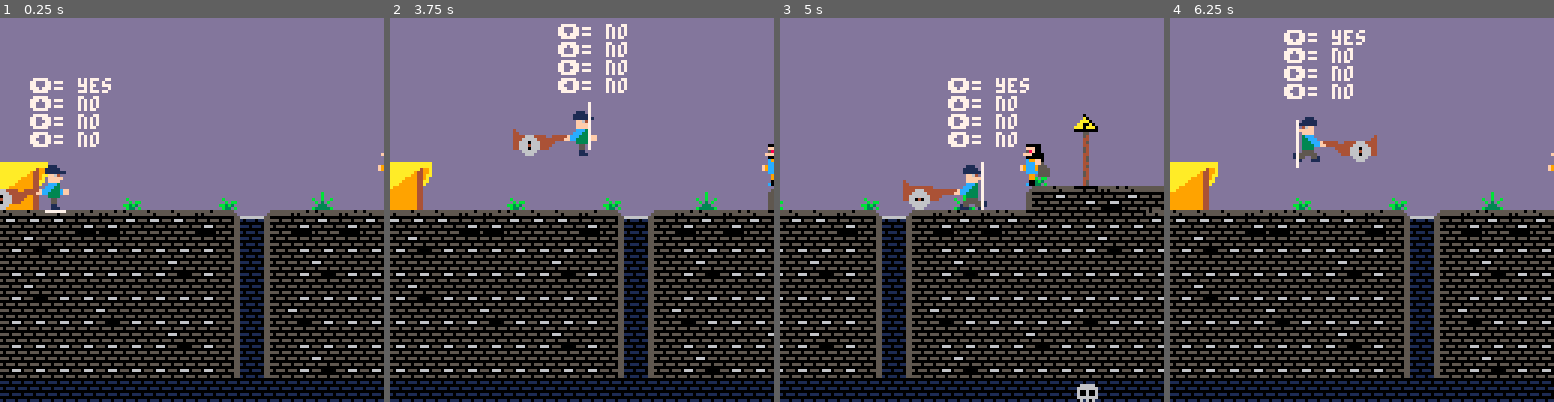
Above: before the commit, frames 1-4 (left to right).
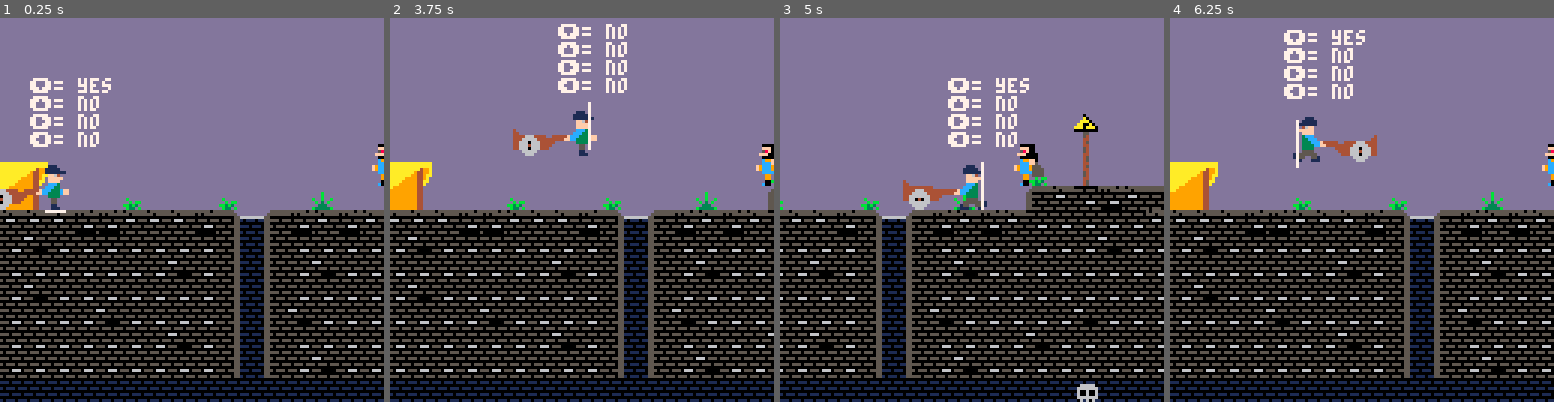
Above: after the commit, the same moments.

Repository: Elias288/The-Volqueter
Game: PICO-8 cartridge theVolqueter.p8
The game is run twice, just before and just after one commit, with the same random seed, the same clock (stepped at 60 frames per second) and the same inputs.
Inputs:
- Up to frame 1 (0.25 s): no input
- Up to frame 2 (3.75 s): tap X (X key) at 1.07, 2.07, 2.4, 2.73, 3.07, 3.4, 3.73 s; hold Left 1.97-2.37 s; hold Right 2.87-3.53 s
- Up to frame 3 (5 s): tap X (X key) at 4.07, 4.4, 4.73 s; hold Right 4.13-4.53 s
- Up to frame 4 (6.25 s): tap X (X key) every 0.33 s from 5.07 to 6.07 s; hold Left 5.13-5.8 s; hold Left from 6.23 s (still down)

The runs differ from the first frame. In frame 1, 0.2% of the frame differs, in the area x 96-100%, y 32-44%; in frame 2, 0.3%; in frame 3, 0.5%, in the area x 60-71%, y 32-44%; in frame 4, 0.2%.

Commit message:
animaciones y musica

Diff:
--- a/theVolqueter.p8
+++ b/theVolqueter.p8
@@ -108,7 +108,7 @@
 	collide_d="no"
 
 	-------------
-
+	music(0)
 end
 
 function _update()
@@ -487,29 +487,57 @@
 
 
 __gff__
-0001010000000000000100000000000000010100000000000000000000000000000000000000000000000000000000000000000000000000000000000000000003030303030301010100000000000100000000000000000000000000000000000000000000000000000000000300000000000000000000000000000100000000
-0000000000000000000000000000000000000000000000000000000000000000000000000000000000000000000000000000000000000000000000000000000080800000000000000000000000000000808000000000000000000000000000008080000000000000000000000000000080800000000000000000000000000000
+0001010000000000000100000000000000010100000000000000000000000000000000000000000000000000000000000000000000000000000000000000000003030303000001010100000000000100000000000000000000000000000000000000000000000000000000000300000000000000000000000000000000000000
+0000000000000000000000000000000000000000000000000000000000000000000000000000000000000000000000000000000000000000000000000000000080808080808080800000000000000000808080808080808000000000000000008080808080808080000000000000000080808080808080800000000000000000
 __map__
-4f4f4f4f4f4f4f4f4f4f4f4f4f4f4f4f4f4f4f4f4f4f4f4f4f4f4f4f4f4f4f4f4f4f4f4f4f4f4f4f4f4f4f4f4f4f4f4f4f4f4f4f4f4f4f4f4f4f4f4f4f4f4f4f4f4f4f4f4f4f4f4f4f4f4f4f4f4f4f4f4f4f4f4f4f4f4f4f4f4f4f4f000000000000000000000000000000000000000000000000000000000000000000000000
-4f4f4f4f4f4f4f4f4f4f4f4f4f4f4f4f4f4f4f4f4f4f4f4f4f4f4f4f4f4f4f4f4f4f4f4f4f4f4f4f4f4f4f4f4f4f4f4f4f4f4f4f4f4f4f4f4f4f4f4f4f4f4f4f4f4f4f4f4f4f4f4f4f4f4f4f4f4f4f4f4f4f4f4f4f4f4f4f4f4f4f4f000000000000000000000000000000000000000000000000000000000000000000000000
-4f4f4f4f4f4f4f4f4f4f4f4f4f4f4f4f4f4f4f4f4f4f4f4f4f4f4f4f4f4f4f4f4f4f4f4f4f5e4f4f4f4f4f4f4f4f4f4f4f4f4f4f4f4f4f4f4f4f4f4f4f4f4f4f4f4f4f4f4f4f4f4f4f4f4f4f4f4f4f4f4f4f4f4f4f4f4f4f4f4f4f4f000000000000000000000000000000000000000000000000000000000000000000000000
-4f4f4f4f4f4f4f4f4f4f4f4f4f4f4f4f4f4f4f4f4f4f4f4f4f4f4f4f4f4f4f4f4f4f4f464747484f4f4f4f4f4f4f4f4f4f4f4f4f4f4f4f4f4f4f4f4f4f4f4f4f4f4f4f4f4f4f4f4f4f4f4f4f4f4f4f4f4f4f4f4f4f4f4f4f4f4f4f4f000000000000000000000000000000000000000000000000000000000000000000000000
-4f4f4f4f4f4f4f4f4f4f4f4f4f4f4f4f4f4f4a4f4f4f4f4f4f4f4f4f4f4f4f4f4f4f4f494f4f494f4f4f4f4f4f4f4f4f4f4f4f4f4f4f4f4f4f4f4f4f4f4f4f4f4f4f4f4f4f4f4f4f4f4f4f4f4f4f4f4f4f4f4f4f4f4f4f4f4f4f4f4f000000000000000000000000000000000000000000000000000000000000000000000000
-4f4f4f4f4f4f4f4f4f4f4f4f4f4f4f4f4f4f494f4f4f4f4f4f4647474747484f4f4f4f494f4f494f4f4f4f4f4f4f4f4d4f4f4f4f4f4f4f4f4f4f4f4f4f4f4f4f4f4f4f4f4f4f4f4f4f4f4f4f4f4f4f4f4f4f4f4f4f4f4f4f4f4f4f4f000000000000000000000000000000000000000000000000000000000000000000000000
-60614f4f4f4f4f4f4f4f4f4f4f4f4f4f4b4f494f4f4f4f4f4f494f4f4f4f494f4f4f4f494f4f494f4f4f4f4f4f4f4f494f4f4f4f4f4f4f4f4f4f4f4f4f4f4f4f4f4f4f4f4f4f4f4f4f4f4f4f4f4f4f4f4f4f4f4f4f4f4f4f4f4f4f4f000000000000000000000000000000000000000000000000000000000000000000000000
-70714f4f4f4b4f4f4f4b4f4f4f4c4f4f4240504140434f4f4b494f4f4b4f494f4f4f4f494e4b494f4f4f4f4f4f4c4f494f4b4f4f4f4b4f4f4f4c4f4f4f4b4f4e4f4b4f4f4f4f4b4f4f4f4b4f4f4f4f4f4f4f4b4f4f4f4b4f42414041000000000000000000000000000000000000000000000000000000000000000000000000
-404040414140404041436c424140414050505050504040404140404040404040404040404040404041456c42414041414040404041404040404041404040404041436c42414040404041504042414040404140404041436c44505050000000000000000000000000000000000000000000000000000000000000000000000000
-505150505050505050457c445050505050505051505050505050505050505150505050505150505050457c44505050505050505050505050504050505050505050457c44505050505050505050505050505050505050457c44505150000000000000000000000000000000000000000000000000000000000000000000000000
-505050505050505150457c445051505050505050505050505150505050505050505050505050505050457c44505150505050505150505050515050505050505150457c44505050505150505050505150505050505150457c44505051000000000000000000000000000000000000000000000000000000000000000000000000
-505150505050505050457c445050505050505050505050515050505050505050505050505150505050457c44505051505150505051505050505050505150505051457c44505150505051505050505051505150505051457c44505050000000000000000000000000000000000000000000000000000000000000000000000000
-505050505150505050457c445150505050505150505050505050505051505050505051505050505150457c44515050505150505050505051515050505050505050457c44505050505050505050505050505050505050457c44515050000000000000000000000000000000000000000000000000000000000000000000000000
-505050505050505150457c445050505051505050505050505050505050505050505050505050505050457c44505050505050505150505050505050505050505150457c44505050505150505050505050505050505150457c44505050000000000000000000000000000000000000000000000000000000000000000000000000
-505050505050505050457c4450515050505050505050505050505050505050505050507c7c7c6e6f7c7c7c44505150505050505050515050505150505050505050457c44505050505050505050505150505050505050457c44505150000000000000000000000000000000000000000000000000000000000000000000000000
-7c7c7c7c7c7c7c7c7c7c7c7c7c7c7c7c7c7c6d7c7c7c7c7c7c7c7c7c7c7c7c7c7c7c6d7c7c7c7e7f7c7c7c7c7c7c7c7c7c7c7c7c7c7c7c7c7c7c7c7c7c7c7c7c7c7c7c7c7c7c7c7c7c7c7c7c7c7c7c7c7c7c7c7c7c7c7c7c7c7c7c7c000000000000000000000000000000000000000000000000000000000000000000000000
-4040404040404040404040404040404040404040404040404040405050505050505050404040404040404040404040404040404040404040404040404040404040404040404040404040404040404040404040404040404040404040000000000000000000000000000000000000000000000000000000000000000000000000
+4f4f4f4f4f4f4f4f4f4f4f4f4f4f4f4f4f4f4f4f4f4f4f4f4f4f4f4f4f4f4f4f4f4f4f4f4f4f4f4f4f4f4f4f4f4f4f4f4f4f4f4f4f4f4f4f4f4f4f4f4f4f4f4f4f4f4f4f4f4f4f4f4f4f4f4f4f4f4f4f4f4f4f4f4f4f4f4f4f4f4f4f4f4f4f4f4f4f4f4f4f4f4f4f4f4f4f4f4f4f4f4f4f4f4f4f4f4f4f4f4f4f4f4f4f4f4f4f
+4f4f4f4f4f4f4f4f4f4f4f4f4f4f4f4f4f4f4f4f4f4f4f4f4f4f4f4f4f4f4f4f4f4f4f4f4f4f4f4f4f4f4f4f4f4f4f4f4f4f4f4f4f4f4f4f4f4f4f4f4f4f4f4f4f4f4f4f4f4f4f4f4f4f4f4f4f4f4f4f4f4f4f4f4f4f4f4f4f4f4f4f4f4f4f4f4f4f4f4f4f4f4f4f4f4f4f4f4f4f4f4f4f4f4f4f4f4f4f4f4f4f4f4f4f4f4f4f
+4f4f4f4f4f4f4f4f4f4f4f4f4f4f4f4f4f4f4f4f4f4f4f4f4f4f4f4f4f4f4f4f4f4f4f4f4f5e4f4f4f4f4f4f4f4f4f4f4f4f4f4f4f4f4f4f4f4f4f4f4f4f4f4f4f4f4f4f4f4f4f4f4f4f4f4f4f4f4f4f4f4f4f4f4f4f4f4f4f4f4f4f4f4f4f4f4f4f4f4f4f4f4f4f4f4f4f4f4f4f4f4f4f4f4f4f4f4f4f4f4f4f4f4f4f4f4f4f
+4f4f4f4f4f4f4f4f4f4f4f4f4f4f4f4f4f4f4f4f4f4f4f4f4f4f4f4f4f4f4f4f4f4f4f464747484f4f4f4f4f4f4f4f4f4f4f4f4f4f4f4f4f4f4f4f4f4f4f4f4f4f4f4f4f4f4f4f4f4f4f4f4f4f4f4f4f4f4f4f4f4f4f4f4f4f4f4f4f4f4f4f4f4f4f4f4f4f4f4f4f4f4f4f4f4f4f4f4f4f4f4f4f4f4f4f4f4f4f4f4f4f4f4f4f
+4f4f4f4f4f4f4f4f4f4f4f4f4f4f4f4f4f4f4a4f4f4f4f4f4f4f4f4f4f4f4f4f4f4f4f494f4f494f4f4f4f4f4f4f4f4f4f4f4f4f4f4f4f4f4f4f4f4f4f4f4f4f4f4f4f4f4f4f4f4f4f4f4f4f4f4f4f4f4f4f4f4f4f4f4f4f4f4f4f4f4f4f4f4f4f4f4f4f4f4f4f4f4f4f4f4f4f4f4f4f4f4f4f4f4f4f4f4f4f4f4f4f4f4f4f4f
+4f4f4f4f4f4f4f4f4f4f4f4f4f4f4f4f4f4f494f4f4f4f4f4f4647474747484f4f4f4f494f4f494f4f4f4f4f4f4f4f4d4f4f4f4f4f4f4f4f4f4f4f4f4f4f4f4f4f4f4f4f4f4f4f4f4f4f4f4f4f4f4f4f4f4f4f4f4f4f4f4f4f4f4f4f4f4f4f4f4f4f4f4f4f4f4f4f4f4f4f4f4f4f4f4f4f4f4f4f4f4f4f4f4f4f4f4f4f4f4f4f
+60614f4f4f4f4f4f4f4f4f4f4f4f4f4f4b4f494f4f4f4f4f4f494f4f4f4f494f4f4f4f494f4f494f4f4f4f4f4f4f4f494f4f4f4f4f4f4f4f4f4f4f4f4f4f4f4f4f4f4f4f4f4f4f4f4f4f4f4f4f4f4f4f4f4f4f4f4f4f4f4f4f4f4f4f4f4f4f4f4f4f4f4f4f4f4f4f4f4f4f4f4f4f4f4f4f4f4f4f4f4f4f4f4f4f4f4f4f4f4f4f
+70714f4f4f4b4f4f4f4b4f4f4f4c4f4f4240504140434f4f4b494f4f4b4f494f4f4f4f494e4b494f4f4f4f4f4f4c4f494f4b4f4f4f4f4f4f4f4f4f4f4f4f4f4f4f4f4f4f4f4f4f4f4f4f4f4f4f4f4f4f4f4f4f4f4f4f4f4f4f4f4f4f4f4f4f4f4f4f4f4f4f4f4f4f4f4f4f4f4f4f4f4f4f4f4f4f4f4f4f4f4f4f4f4f4f4f4f4f
+404040414140404041436c424140414050505050504040404140404040404040404040404040404041456c424140414140434f4f4f4f4f4f4f4f4f4f4f4f4f4f4f4f4f4f4f4f4f4f4f4f4f4f4f4f4f4f4f4f4f4f4f4f4f4f4f4f4f4f4f4f4f4f4f4f4f4f4f4f4f4f4f4f4f4f4f4f4f4f4f4f4f4f4f4f4f4f4f4f4f4f4f4f4f4f
+505150505050505050457c445050505050505051505050505050505050505150505050505150505050457c44505050505050434f4f4f4f4f4f4f4f4f4f4f4f4f4f4f4f4f4f4f4f4f4f4f4f4f4f4f4f4f4f4f4f4f4f4f4f4f4f4f4f4f4f4f4f4f4f4f4f4f4f4f4f4f4f4f4f4f4f4f4f4f4f4f4f4f4f4f4f4f4f4f4f4f4f4f4f4f
+505050505050505150457c445051505050505050505050505150505050505050505050505050505050457c4450515050505050434f4f4f4f4f4f4f4f4f4f4f4f4f4f4f4f4f4f4f4f4f4f4f4f4f4f4f4f4f4f4f4f4f4f4f4f4f4f4f4f4f4f4f4f4f4f4f4f4f4f4f4f4f4f4f4f4f4f4f4f4f4f4f4f4f4f4f4f4f4f4f4f4f4f4f4f
+505150505050505050457c445050505050505050505050515050505050505050505050505150505050457c445050515051505050434f4f4f4f4f4f4f4f4f4f4f4f4f4f4f4f4f4f4f4f4f4f4f4f4f626364654f4f4f4f4f4f4f4f4f4f4f4f4f4f4f4f4f4f4f4f4f4f4f4f4f4f4f4f4f4f4f4f4f4f4f4f4f4f4f4f4f4f4f4f4f4f
+505050505150505050457c445150505050505150505050505050505051505050505051505050505150457c44515050505150505050434f4f4b4f4f4f4c4f4f4f4b4f4f4f4f4f4b4f4f4f4b4f4f4f727374754b4f4f4f4b4f424140414b4f4f4f4c4f4f4f4b4f4f4f4f4f4b4f4f4f4c4f4f4f4b4f4f4f4f4f4b4f4f4f4b4f4f4f
+505050505050505150457c445050505051505050505050505050505050505050505050505050505050457c44505050505050505150504040404040404040404040404040414040404041504040414040404140404041404050505050404040404040404040404040414040404040404040404040404041404040404150404041
+505050505050505050457c4450515050505050505050505050505050505050505050507c7c7c6e6f7c7c7c44505150505050505050515050505150505050505050505050505050505050505050505050505050505050505050505150505150505050505050505050505050515050505050505050505150505050505050505050
+7c7c7c7c7c7c7c7c7c7c7c7c7c7c7c7c7c7c6d7c7c7c7c7c7c7c7c7c7c7c7c7c7c7c6d7c7c7c7e7f7c7c7c7c7c7c7c7c7c7c7c7c7c7c7c7c7c7c7c7c7c7c505050505050505050505150505050505150505050505150505050505051505050505050515050505050505050505050505050515050505050505050515050505050
+4040404040404040404040404040404040404040404040404040405050505050505050404040404040404040404040404040404040404040404040404040505050505050505150505051505050505051505150505050505050505050404040404040505050505050505140404040404050505050505050515050505150505050
 5050505050505150505050505050505050505050505050505050505050505050505050505050505050505050505050000000000000000000000000000000000000000000000000000000000000000000000000000000000000000000000000000000000000000000000000000000000000000000000000000000000000000000
 5050505050505050505050505050505050505050505050505050515050505050505050505050505050505050505050000000000000000000000000000000000000000000000000000000000000000000000000000000000000000000000000000000000000000000000000000000000000000000000000000000000000000000
 5050505150505050515050505050515050505050505050505050505050505050505050505050505050505050505050000000000000000000000000000000000000000000000000000000000000000000000000000000000000000000000000000000000000000000000000000000000000000000000000000000000000000000
 5050505050505050505050505050505050505050505050505050505050505050505050505050505050505050505050000000000000000000000000000000000000000000000000000000000000000000000000000000000000000000000000000000000000000000000000000000000000000000000000000000000000000000
 5050505050505050505050505050505050505050515050505050505050505050505050505050505050505050505050000000000000000000000000000000000000000000000000000000000000000000000000000000000000000000000000000000000000000000000000000000000000000000000000000000000000000000
 5050505050505050505050505050505050505050505050505050505050505050505050505050505050505050505050000000000000000000000000000000000000000000000000000000000000000000000000000000000000000000000000000000000000000000000000000000000000000000000000000000000000000000
+…(28 lines of a section not shown)…
Not shown, changed: 64 lines of the sprite sheet (__gfx__) section of theVolqueter.p8
Not shown, changed: the music (__music__) section of theVolqueter.p8
Not shown, changed: the sound effects (__sfx__) section of theVolqueter.p8
